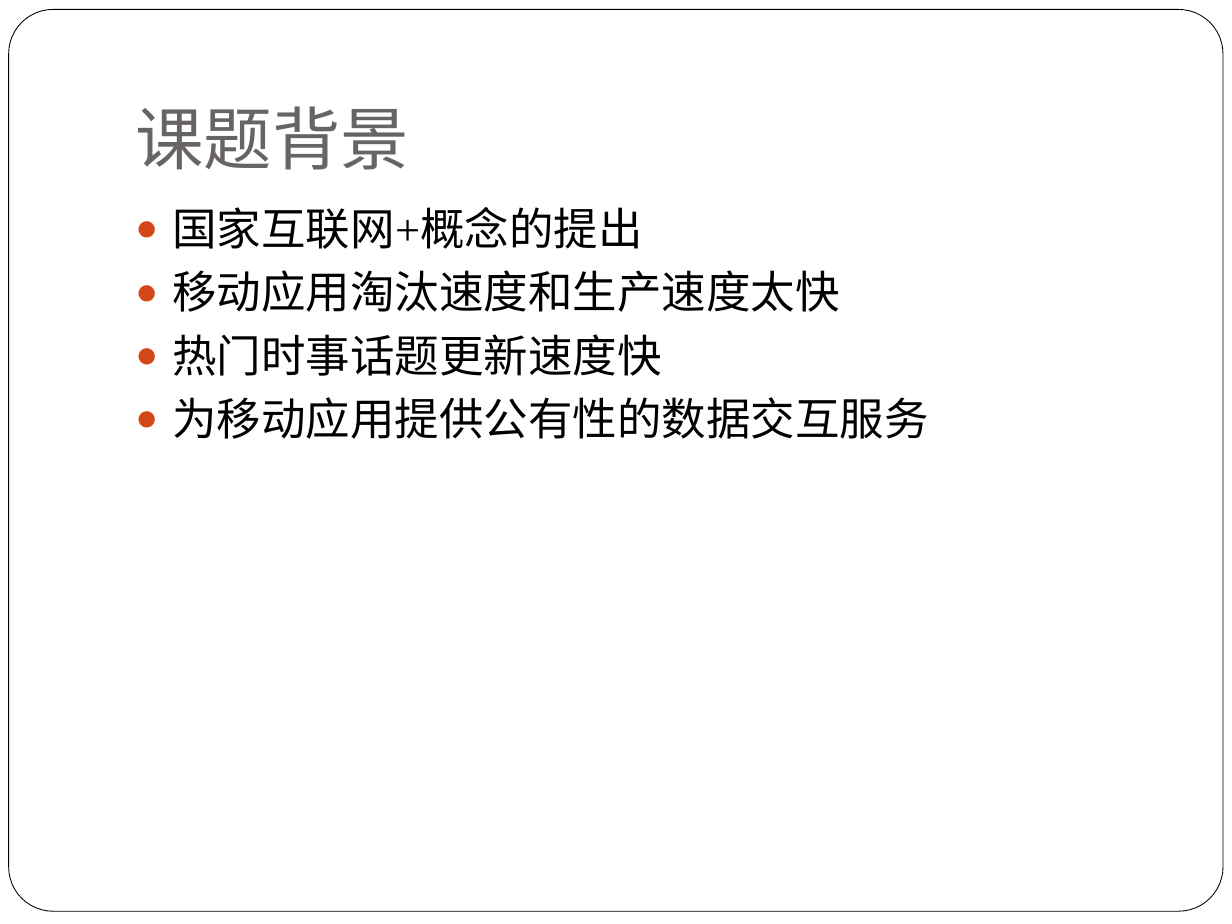
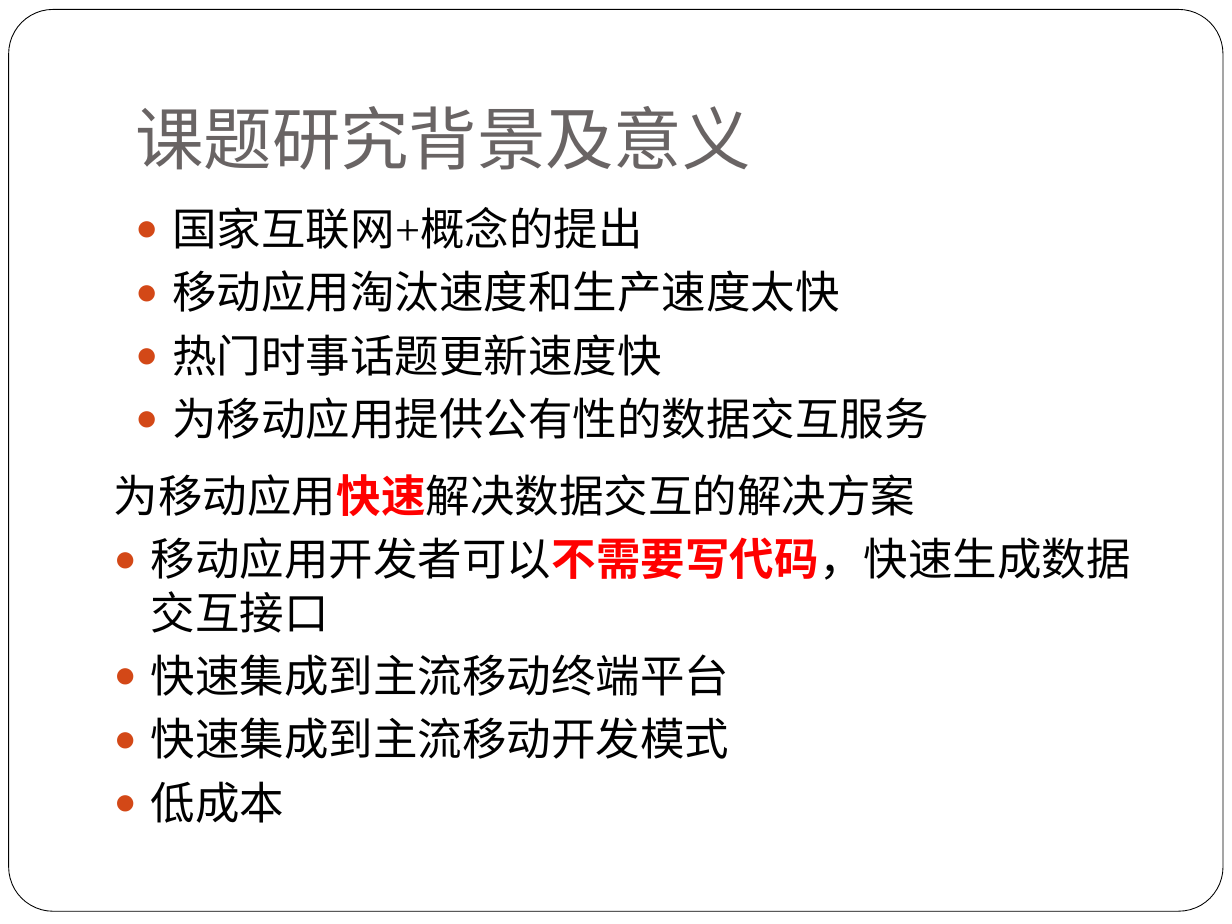
Before and after one commit to alucard263096/MyPaper, a slide deck: slide 2 of 论文PPT.pptx. Drawn at 1232x924 pixels with LibreOffice and Linux fonts; fonts in the diff are those of the drawing. Boxes give left, top, right and bottom in pixels: in the first picture for what was removed or moved away, otherwise in the second. Text is boxed around its words. In the diff, an @@ line names an element or a change of style, - is before the commit and + after.

```diff
--- a/论文PPT.pptx
+++ b/论文PPT.pptx
@@ title at box(135, 106, 750, 170): text changed @@
-课题背景
+课题研究背景及意义
@@ text added at box(114, 474, 1131, 823), 26 pt, text #000000 @@
+为移动应用快速解决数据交互的解决方案
+● 移动应用开发者可以不需要写代码，快速生成数据交互接口
+● 快速集成到主流移动终端平台
+● 快速集成到主流移动开发模式
+● 低成本
```
Also in this commit, not shown: 4 other slides changed, 14 slides added, 5 slides removed.
